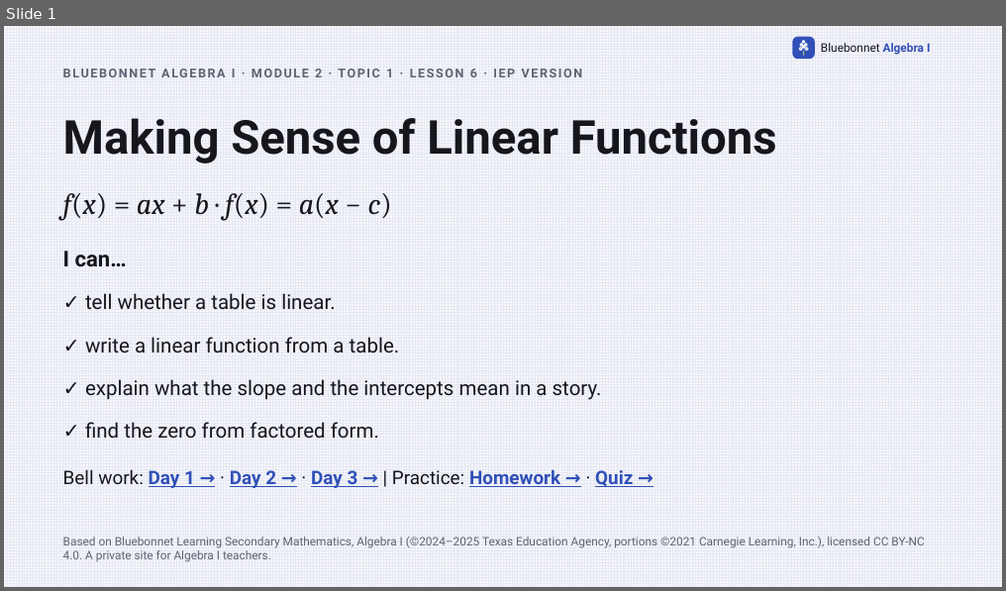
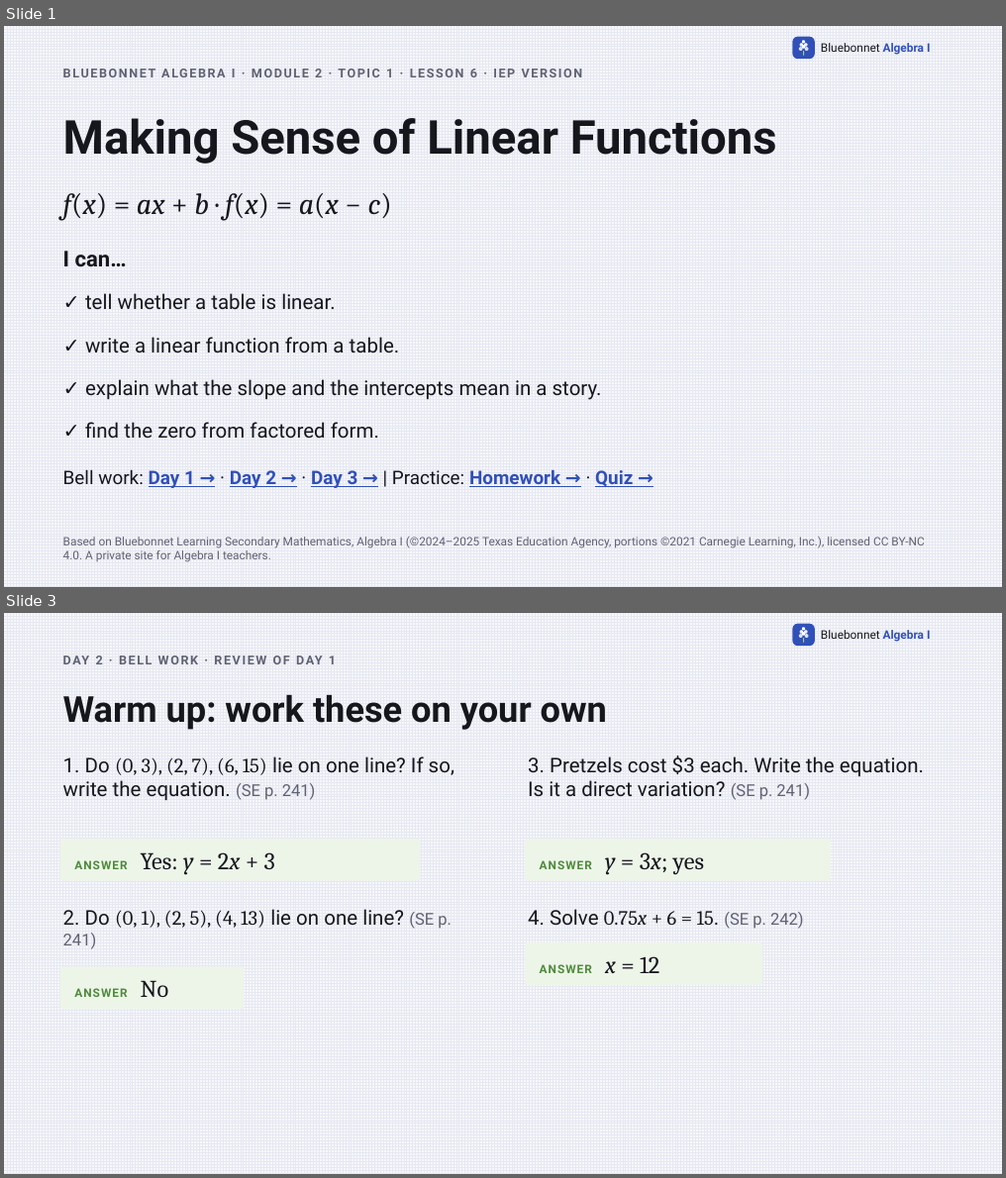
Before and after one commit to Apolloat2022/Algebra1M2U1L4, a slide deck: IEP/lesson6-representations-IEP.pptx. Shown one above the other, each under a label of ours: slide 1 before the commit, slides 1 and 3 after it; the slides between them are not shown. The pictures are 1006x591 and 1006x1178 pixels, drawn with LibreOffice and Linux fonts; fonts in the diff are those of the drawing. Boxes give left, top, right and bottom in pixels: in the first picture for what was removed or moved away, otherwise in the second. Text is boxed around its words. In the diff, an @@ line names an element or a change of style, - is before the commit and + after.

```diff
--- a/IEP/lesson6-representations-IEP.pptx
+++ b/IEP/lesson6-representations-IEP.pptx
@@ slide 3 added at bbox=[4, 613, 1002, 1174], background pattern #E6E8F2 on #F7F7FB; not listed: 9 template elements that a slide beside it also shows @@
@@ text added at bbox=[96, 656, 336, 664], 12 pt, text #5F6272, bold @@
+DAY 2 · BELL WORK · REVIEW OF DAY 1
@@ text added at bbox=[63, 694, 607, 730], 34.5 pt, text #16171D, bold @@
+Warm up: work these on your own
@@ text added at bbox=[63, 757, 454, 800], 19.5 pt, text #16171D @@
+1. Do (0, 3), (2, 7), (6, 15) lie on one line? If so, write the equation. (SE p. 241)
@@ text added at bbox=[528, 756, 924, 800], 19.5 pt, text #16171D @@
+3. Pretzels cost $3 each. Write the equation. Is it a direct variation? (SE p. 241)
@@ rounded rectangle added at bbox=[60, 839, 420, 881], fill #EDF5E9, 23.2 pt, text #16171D @@
+ANSWER Yes: y = 2x + 3
@@ rounded rectangle added at bbox=[525, 839, 832, 881], fill #EDF5E9, 23.2 pt, text #16171D @@
+ANSWER y = 3x; yes
@@ text added at bbox=[63, 909, 451, 950], 19.5 pt, text #16171D @@
+2. Do (0, 1), (2, 5), (4, 13) lie on one line? (SE p. 241)
@@ text added at bbox=[528, 909, 804, 929], 19.5 pt, text #16171D @@
+4. Solve 0.75x + 6 = 15. (SE p. 242)
@@ rounded rectangle added at bbox=[60, 967, 244, 1010], fill #EDF5E9, 11.2 pt, text #4F8A3C, bold @@
+ANSWER No
@@ rounded rectangle added at bbox=[525, 943, 763, 985], fill #EDF5E9, 11.2 pt, text #4F8A3C, bold @@
+ANSWER x = 12
```
Also in this commit, not shown: 2 other slides added, 6 other files.
